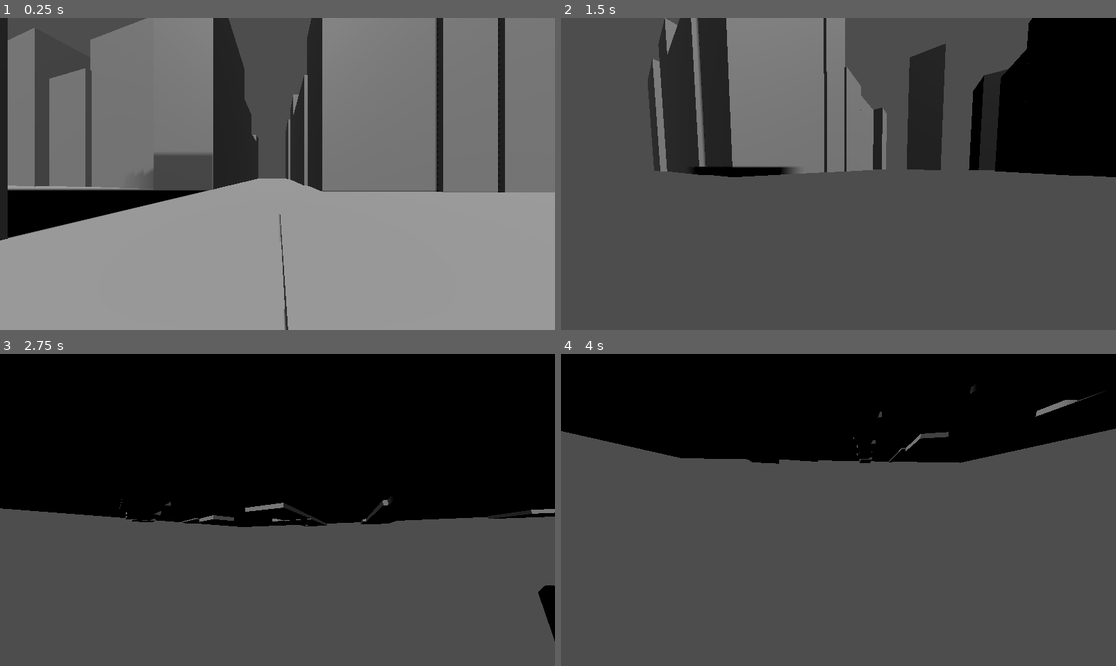
Above: before the commit, frames 1-4 (two rows, left to right).
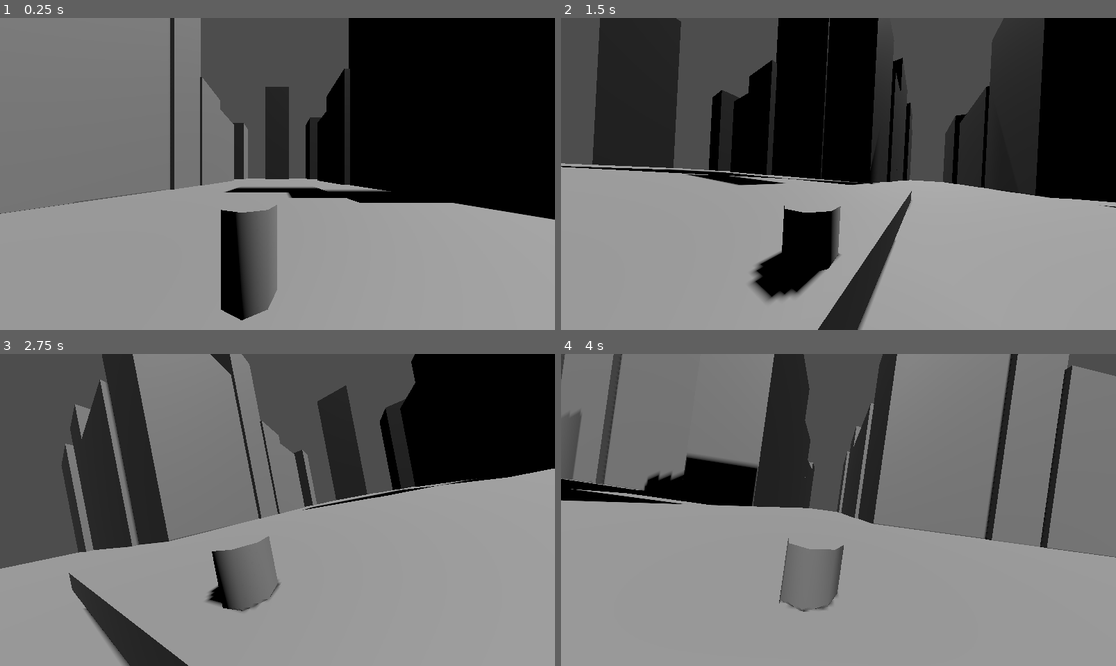
Above: after the commit, the same moments.

Repository: bismonyx/3-Dimensions
Game: Godot game, scene res://IntroArea.tscn
Two runs of this game, one before a commit and one after it. Both use one fixed random seed, a clock stepped at 60 frames per second and the inputs below.
Inputs (mouse positions are in pixels of both pictures, inside the frame that each line leads up to):
- Up to frame 1 (0.25 s): no input
- Up to frame 2 (1.5 s): tap Enter (ui_accept) at 0.5, 0.77 s; move the mouse to (866, 174) at 0.52 s; hold W (up, bound only after the commit) from 0.53 s (still down); move the mouse to (810, 174) at 1.27 s
- Up to frame 3 (2.75 s): keep holding W (up, bound only after the commit); tap Enter (ui_accept) at 1.52 s; move the mouse to (288, 503) at 2.02 s
- Up to frame 4 (4 s): keep holding W (up, bound only after the commit); move the mouse to (832, 516) at 2.77 s; tap Enter (ui_accept) at 3.02, 3.77 s; move the mouse to (877, 513) at 3.52 s

The runs differ from the first frame. In frame 1, 45% of the frame differs, in the area x 0-100%, y 0-100%; in frame 2, 82%; in frame 3, 86%; in frame 4, 98%.

Commit message:
Added collision

Diff:
--- a/3d-game/IntroArea.tscn
+++ b/3d-game/IntroArea.tscn
@@ -1,23 +1,17 @@
-[gd_scene load_steps=4 format=3 uid="uid://dkhv62ty5fesc"]
+[gd_scene load_steps=3 format=3 uid="uid://dkhv62ty5fesc"]
 
 [ext_resource type="Script" uid="uid://16w385wcqwlm" path="res://stand-in-character.gd" id="1_rbmbq"]
 
-[sub_resource type="BoxShape3D" id="BoxShape3D_rbmbq"]
-size = Vector3(599.442, 1.23157, 600.006)
-
 [sub_resource type="CapsuleShape3D" id="CapsuleShape3D_5ala7"]
+radius = 1.2886
+height = 4.47697
 
 [node name="Intro Area" type="Node3D"]
 
 [node name="Floor" type="CSGBox3D" parent="."]
+use_collision = true
 size = Vector3(600, 1, 600)
-
-[node name="Area3D" type="Area3D" parent="Floor"]
-transform = Transform3D(1, 0, 0, 0, 1, 0, 0, 0, 1, 126.721, 0, -33.7679)
-
-[node name="CollisionShape3D" type="CollisionShape3D" parent="Floor/Area3D"]
-transform = Transform3D(1, 0, 0, 0, 1, 0, 0, 0, 1, -127.268, 0.115784, 33.8763)
-shape = SubResource("BoxShape3D_rbmbq")
+metadata/_edit_lock_ = true
 
 [node name="_Park_" type="CSGBox3D" parent="."]
 transform = Transform3D(1, 0, 0, 0, 1, 0, 0, 0, 1, 101.324, 0, -2.92267)
@@ -26,6 +20,7 @@
 
 [node name="Buildings" type="Node3D" parent="."]
 transform = Transform3D(1, 0, 0, 0, 1, 0, 0, 0, 1, -72.5161, 71.9592, 0)
+metadata/_edit_lock_ = true
 
 [node name="CSGBox3D2" type="CSGBox3D" parent="Buildings"]
 size = Vector3(40, 152.692, 40)
@@ -213,6 +208,7 @@
 [node name="CSGBox3D47" type="CSGBox3D" parent="Buildings"]
 transform = Transform3D(1, 0, 0, 0, 1, 0, 0, 0, 1, 357.683, 22.8727, 0)
 size = Vector3(41.725, 198.438, 50)
+metadata/_edit_lock_ = true
 
 [node name="CSGBox3D48" type="CSGBox3D" parent="Buildings"]
 transform = Transform3D(1, 0, 0, 0, 1, 0, 0, 0, 1, 354.664, -10.2422, 101.782)
@@ -251,7 +247,7 @@
 size = Vector3(39.5269, 144.329, 60.1227)
 
 [node name="CharacterBody3D" type="CharacterBody3D" parent="."]
-transform = Transform3D(1, 0, 0, 0, 1, 0, 0, 0, 1, -4.59858, 8.561, 0)
+transform = Transform3D(1, 0, 0, 0, 1, 0, 0, 0, 1, -4.59858, 9.32874, 0)
 script = ExtResource("1_rbmbq")
 
 [node name="CSGCylinder3D" type="CSGCylinder3D" parent="CharacterBody3D"]
@@ -268,6 +264,7 @@
 margin = 0.05
 
 [node name="Camera3D" type="Camera3D" parent="CharacterBody3D/Pivot/SpringArm3D"]
+transform = Transform3D(-4.37114e-08, 0, -1, 0, 1, 0, 1, 0, -4.37114e-08, 0, 0, 0)
 fov = 100.0
 
 [node name="DirectionalLight3D" type="DirectionalLight3D" parent="."]
--- a/3d-game/project.godot
+++ b/3d-game/project.godot
@@ -15,6 +15,34 @@
 config/features=PackedStringArray("4.4", "GL Compatibility")
 config/icon="res://icon.svg"
 
+[input]
+
+right={
+"deadzone": 0.2,
+"events": [Object(InputEventKey,"resource_local_to_scene":false,"resource_name":"","device":-1,"window_id":0,"alt_pressed":false,"shift_pressed":false,"ctrl_pressed":false,"meta_pressed":false,"pressed":false,"keycode":0,"physical_keycode":68,"key_label":0,"unicode":100,"location":0,"echo":false,"script":null)
+]
+}
+left={
+"deadzone": 0.2,
+"events": [Object(InputEventKey,"resource_local_to_scene":false,"resource_name":"","device":-1,"window_id":0,"alt_pressed":false,"shift_pressed":false,"ctrl_pressed":false,"meta_pressed":false,"pressed":false,"keycode":0,"physical_keycode":65,"key_label":0,"unicode":97,"location":0,"echo":false,"script":null)
+]
+}
+down={
+"deadzone": 0.2,
+"events": [Object(InputEventKey,"resource_local_to_scene":false,"resource_name":"","device":-1,"window_id":0,"alt_pressed":false,"shift_pressed":false,"ctrl_pressed":false,"meta_pressed":false,"pressed":false,"keycode":0,"physical_keycode":83,"key_label":0,"unicode":115,"location":0,"echo":false,"script":null)
+]
+}
+up={
+"deadzone": 0.2,
+"events": [Object(InputEventKey,"resource_local_to_scene":false,"resource_name":"","device":-1,"window_id":0,"alt_pressed":false,"shift_pressed":false,"ctrl_pressed":false,"meta_pressed":false,"pressed":false,"keycode":0,"physical_keycode":87,"key_label":0,"unicode":119,"location":0,"echo":false,"script":null)
+]
+}
+jump={
+"deadzone": 0.2,
+"events": [Object(InputEventKey,"resource_local_to_scene":false,"resource_name":"","device":-1,"window_id":0,"alt_pressed":false,"shift_pressed":false,"ctrl_pressed":false,"meta_pressed":false,"pressed":false,"keycode":0,"physical_keycode":32,"key_label":0,"unicode":32,"location":0,"echo":false,"script":null)
+]
+}
+
 [rendering]
 
 renderer/rendering_method="gl_compatibility"
--- a/3d-game/stand-in-character.gd
+++ b/3d-game/stand-in-character.gd
@@ -14,6 +14,8 @@
 
 	if Input.is_action_just_pressed("ui_accept") and is_on_floor():
 		velocity.y = JUMP_VELOCITY
+
+
 
 	var input_dir = Input.get_vector("left", "right", "up", "down")
 	var direction = (transform.basis * Vector3(input_dir.x, 0, input_dir.y)).normalized()
